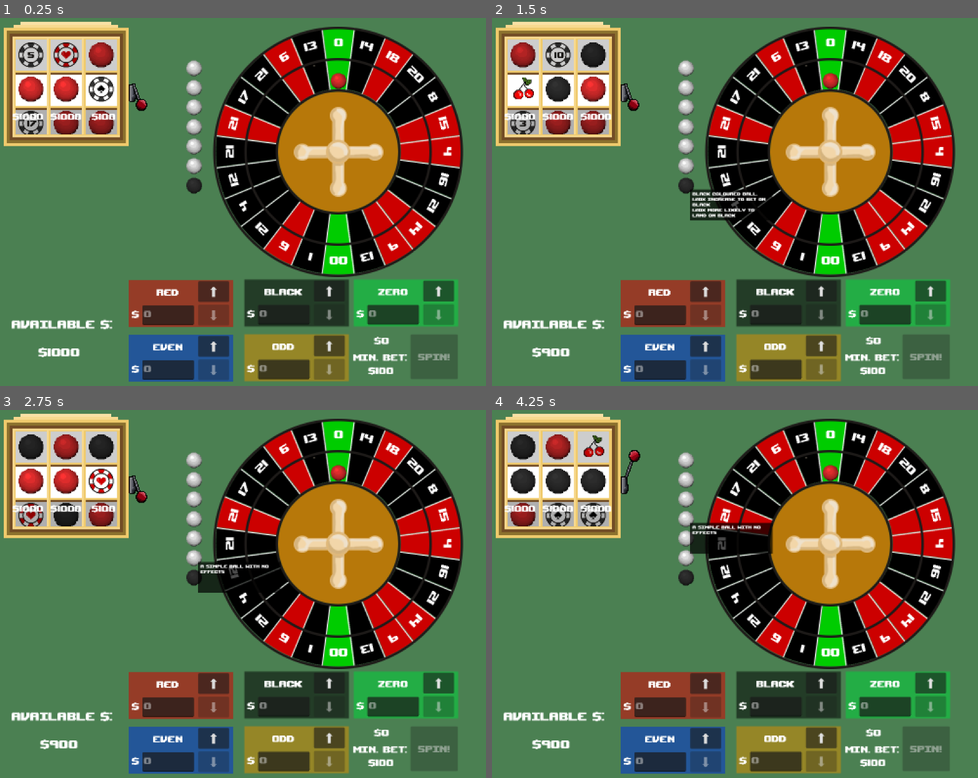
Above: before the commit, frames 1-4 (two rows, left to right).
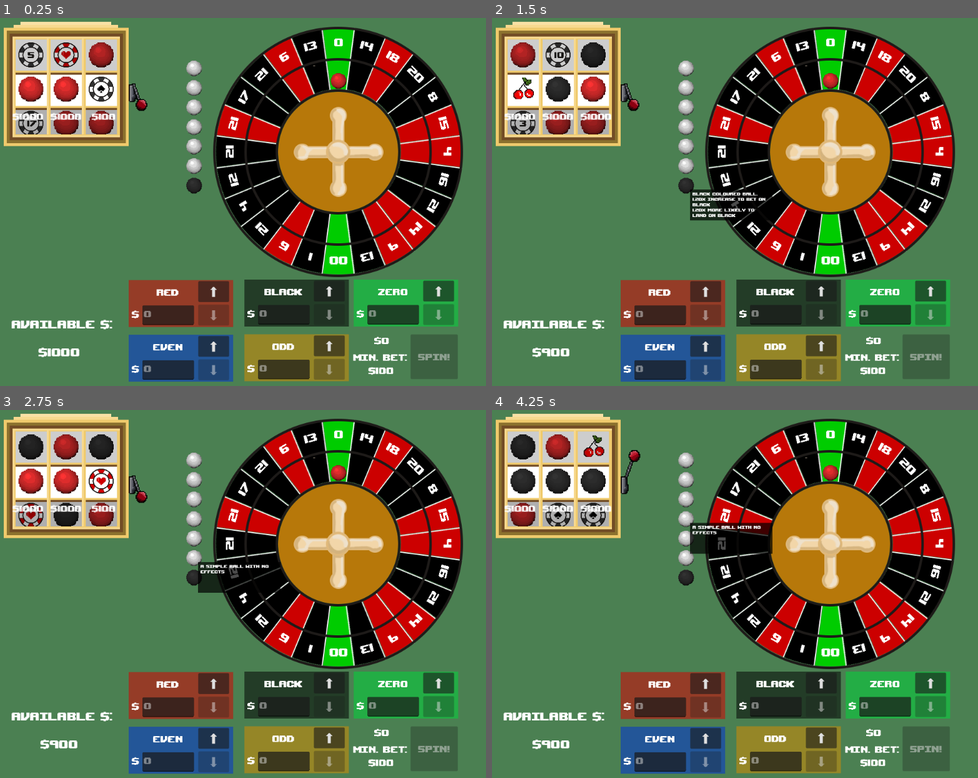
Above: after the commit, the same moments.

Repository: RossRKK/gmtk-game-jam-2025
Game: Godot game, scene res://scenes/roulette_scene.tscn
Same seed, same stepped clock (60 frames per second), same inputs: the game is played once before the commit and once after it. Sound files missing from this copy of the repository are replaced by a short silence.
Inputs (mouse positions are in pixels of both pictures, inside the frame that each line leads up to):
- Up to frame 1 (0.25 s): no input
- Up to frame 2 (1.5 s): click (628, 84) at 0.5 s; click (686, 187) at 1.27 s
- Up to frame 3 (2.75 s): click (194, 557) at 2.02 s
- Up to frame 4 (4.25 s): click (686, 538) at 2.77 s; click (686, 520) at 3.52 s

The runs differ from the first frame. In frame 1, 3.7% of the frame differs, in the area x 2-96%, y 2-99%; in frame 2, 3.9%; in frame 3, 3.7%; in frame 4, 3.7%.

Commit message:
Corrected zero betting logic and added tooltip to communicate this to the player

Diff:
--- a/scenes/roulette_scene.tscn
+++ b/scenes/roulette_scene.tscn
@@ -94,6 +94,7 @@
 scroll_active = false
 
 [node name="pixelate" parent="." instance=ExtResource("2_wwc13")]
+visible = false
 
 [node name="CRTEffect" parent="." instance=ExtResource("1_8h7hl")]
 visible = false
--- a/scripts/bet.gd
+++ b/scripts/bet.gd
@@ -34,6 +34,8 @@
 
 	if winner:
 		var total_winnings = bet_amount + additional_winnings
+		if segment.colour == Segment.RouletteColour.Zero:
+			total_winnings *= 12
 		game.player_inventory.update_money(total_winnings)
 		return total_winnings
 	else:
--- a/scripts/roulette_wheel/segment.gd
+++ b/scripts/roulette_wheel/segment.gd
@@ -69,7 +69,10 @@
 
 func mouse_entered() -> void:
 	is_highlighted = true
-	tool_tip_id = game.tool_tip.show_tool_tip("%s %d\n%s\n%s" % [RouletteColour.find_key(colour), number, segment_effect.effect_description, segment_effect.effect_description])
+	var zero_text = "\nBetting on Zero x12 your winnings" if colour == RouletteColour.Zero else ""
+	var tooltip = "%s %d%s\n%s\n%s" % [RouletteColour.find_key(colour), number, zero_text, segment_effect.effect_description, segment_effect.effect_description]
+	tool_tip_id = game.tool_tip.show_tool_tip(tooltip)
+
 
 
 func mouse_exited() -> void:
